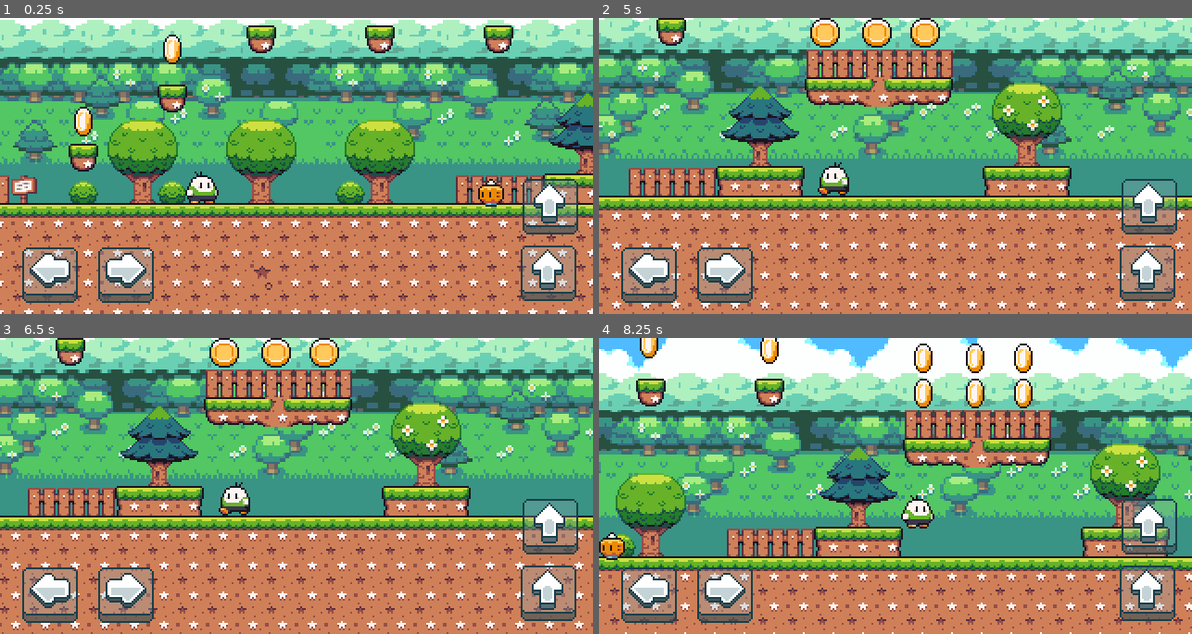
Above: before the commit, frames 1-4 (two rows, left to right).
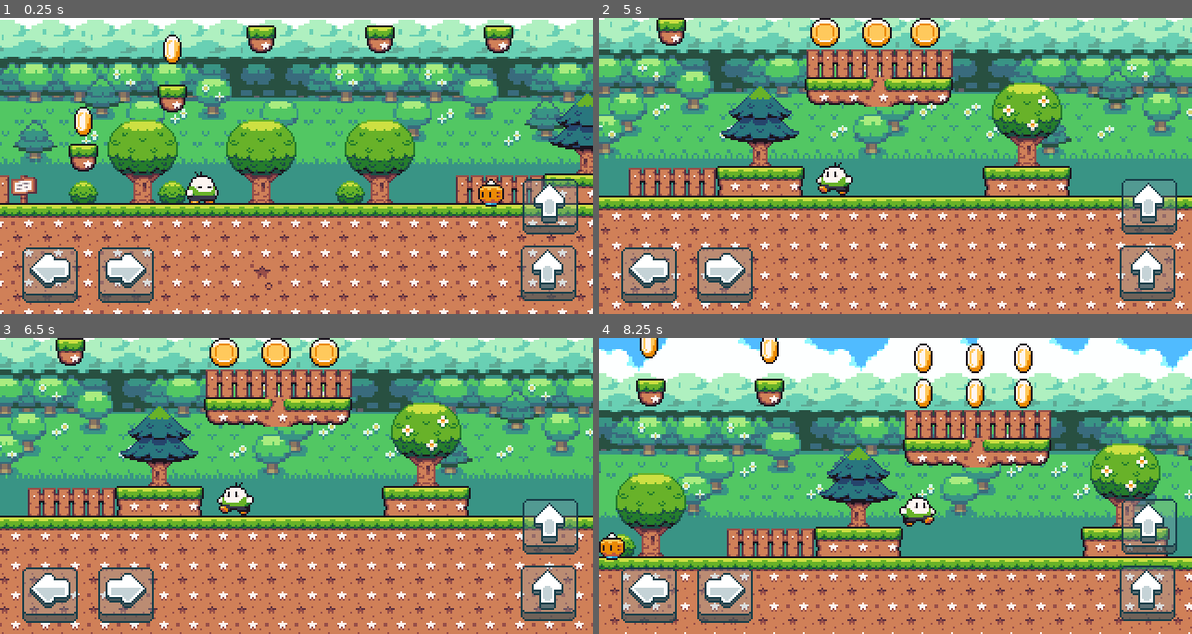
Above: after the commit, the same moments.

Repository: EwertonBatista/GODOT-4-Platform-2D
Game: Godot game, scene res://scenes/levels/world_01.tscn
Two runs of this game, one before a commit and one after it. Both use one fixed random seed, a clock stepped at 60 frames per second and the inputs below.
Inputs:
- Up to frame 1 (0.25 s): no input
- Up to frame 2 (5 s): tap Enter (ui_accept) at 0.5, 0.77, 1.52, 3.02, 3.77, 4.52 s; hold Shift (correr) 0.53-1.28 s; hold Right (ui_right) 0.53-2.03 s; tap Shift (correr) at 1.35, 2.85, 4.35 s; hold Left (ui_left) 2.03-2.78 s; hold Shift (correr) 2.03-2.78 s; hold Right (ui_right) 2.78-4.28 s; hold Shift (correr) 3.53-4.28 s; hold Left (ui_left) from 4.28 s (still down)
- Up to frame 3 (6.5 s): release Left (ui_left) at 5.03 s; hold Right (ui_right) 5.03-5.78 s; hold Shift (correr) 5.03-5.78 s; hold Left (ui_left) from 5.78 s (still down); tap Shift (correr) at 5.85 s; tap Enter (ui_accept) at 6.02 s
- Up to frame 4 (8.25 s): hold Shift (correr) 6.53-7.28 s; tap Enter (ui_accept) at 6.77, 7.52 s; release Left (ui_left) at 7.28 s; hold Right (ui_right) from 7.28 s (still down); tap Shift (correr) at 7.35 s; hold Shift (correr) from 8.03 s (still down)

The runs differ from the first frame. In frame 1, less than 0.1% of the frame differs, in the area x 33-36%, y 55-58%; in frame 2, 0.1%; in frame 3, 0.1%; in frame 4, 0.3%, in the area x 50-57%, y 52-65%.
Error after the commit: Cannot call method 'start' on a null value. (res://scripts/Character.gd:95)

Commit message:
Create _set_state helper function to animation state

Diff:
--- a/scripts/Character.gd
+++ b/scripts/Character.gd
@@ -7,13 +7,16 @@
 @onready var remote_transform := $remote as RemoteTransform2D
 @onready var ray_right := $ray_right as RayCast2D
 @onready var ray_left := $ray_left as RayCast2D
+@onready var timer := $Timer as Timer
 
 @export var player_life := 10
 
 var MAX_SPEED: int = 200
-var IS_JUMPING: bool = false;
+var IS_JUMPING: bool = false
 var gravity = 1000
 var knockback_vector := Vector2.ZERO
+var is_hurted := false
+var direction
 
 
 func _physics_process(delta):
@@ -33,18 +36,18 @@
 
 	# Get the input direction and handle the movement/deceleration.
 	# As good practice, you should replace UI actions with custom gameplay actions.
-	var direction = Input.get_axis("ui_left", "ui_right")
+	direction = Input.get_axis("ui_left", "ui_right")
 	if direction:
 		velocity.x = direction * SPEED
 		animation.scale.x = direction
-		if !IS_JUMPING:
-			animation.play("run")
-	elif IS_JUMPING:
-		animation.play("jump")
+		#if !IS_JUMPING:
+			#animation.play("run")
+	#elif IS_JUMPING:
+		#animation.play("jump")
 
 	else:
 		velocity.x = move_toward(velocity.x, 0, SPEED)
-		animation.play("idle")
+		#animation.play("idle")
 
 	if knockback_vector != Vector2.ZERO:
 		velocity = knockback_vector
@@ -55,11 +58,14 @@
 	else:
 		SPEED = 100
 		animation.speed_scale = 1
+
+	_set_state()
 	move_and_slide()
 
 
 func _on_hurtbox_body_entered(body):
 	if body.is_in_group("enemies"):
+
 		##$Camera2D.reparent(self.get_parent(), true)
 		if player_life < 0:
 			queue_free()
@@ -85,3 +91,23 @@
 		knockback_tween.parallel().tween_property(self, "knockback_vector", Vector2.ZERO, duration)
 		animation.modulate = Color(1,0,0,1)
 		knockback_tween.parallel().tween_property(animation, "modulate", Color(1,1,1,1), duration)
+	is_hurted = true
+	timer.start(.3)
+
+func _set_state():
+	var state = "idle"
+
+	if !is_on_floor():
+		state = "jump"
+	elif direction != 0:
+		state = "run"
+
+	if is_hurted:
+		state = "hurt"
+
+	if animation.name != state:
+		animation.play(state)
+
+func _on_timer_timeout():
+	print("Timer acabou")
+	is_hurted = false;
